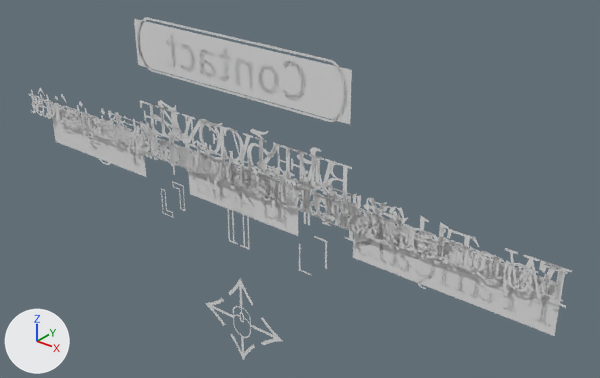
The glTF model static/models/keshiki.glb as it was, and as the next commit left it.
Before and after are seen from a 50 mm lens placed at (9.98, -10.54, 7.13), pointed at (0.79, 0.96, 0.0). Lighting does not change. The marker at lower left points along +X, +Y and +Z. Where no turn or scale is listed for an object, it has been applied to the vertices.

In view in the first picture: 'contact', 'contactHitbox', 'english', 'english.002', 'english.003', 'englishHitbox', 'francais', 'francais.002', 'francais.003', 'francaisHitbox', 'nihongo1', 'nihongo1.001', 'nihongo1.002', 'nihongoHitbox'.
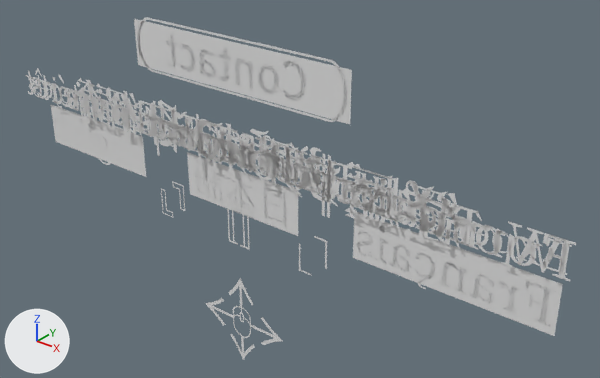
ob_about is not drawn itself; it is the parent of ob_nihongo1, ob_nihongo1_001, ob_nihongo1_002.

The change, as a diff of the scene's bpy script:
```diff
--- a/static/models/keshiki.glb.py
+++ b/static/models/keshiki.glb.py
@@ ob_about @@
 ob_about.parent = ob_keshiki
-ob_about.location = (-0.00269, -1.913, 0.0)
+ob_about.location = (-0.00269, -1.496, 0.0)
 ob_about.scale = (2.29, 2.29, 2.29)
@@ ob_nihongo1 @@
 ob_nihongo1.location = (0.0, 0.0, 0.0)
+ob_nihongo1.scale = (1.25, 1.25, 1.25)
@@ ob_nihongo1_001 @@
 ob_nihongo1_001.location = (0.0, 0.0, 0.0)
+ob_nihongo1_001.scale = (1.25, 1.25, 1.25)
@@ ob_nihongo1_002 @@
 ob_nihongo1_002.location = (0.0, 0.0, 0.0)
+ob_nihongo1_002.scale = (1.25, 1.25, 1.25)
@@ ob_francais @@
 ob_francais = bpy.data.objects.new('francais', me_text_150)
-ob_francais.location = (0.0, 0.0, 0.55)
+ob_francais.location = (0.0, 0.0, 1.0)
@@ ob_francais_002 @@
 ob_francais_002 = bpy.data.objects.new('francais.002', me_text_151)
-ob_francais_002.location = (0.0, 0.0, 0.55)
+ob_francais_002.location = (0.0, 0.0, 1.0)
@@ ob_francais_003 @@
 ob_francais_003 = bpy.data.objects.new('francais.003', me_text_152)
-ob_francais_003.location = (0.0, 0.0, 0.55)
+ob_francais_003.location = (0.0, 0.0, 1.0)
@@ ob_english @@
 ob_english = bpy.data.objects.new('english', me_text_153)
-ob_english.location = (0.0, 0.0, 0.55)
+ob_english.location = (0.0, 0.0, 1.0)
@@ ob_english_002 @@
 ob_english_002 = bpy.data.objects.new('english.002', me_text_154)
-ob_english_002.location = (0.0, 0.0, 0.55)
+ob_english_002.location = (0.0, 0.0, 1.0)
@@ ob_english_003 @@
 ob_english_003 = bpy.data.objects.new('english.003', me_text_155)
-ob_english_003.location = (0.0, 0.0, 0.55)
+ob_english_003.location = (0.0, 0.0, 1.0)
```

Pixel boxes (x1, y1, x2, y2) of what changed, in the pictures (600 x 378 px):
'francais.003', moved
    before: (28, 88, 572, 308)
    after: (26, 68, 576, 281)
'english.002', moved
    before: (34, 94, 562, 299)
    after: (32, 75, 565, 273)
'francais.002', moved
    before: (31, 94, 567, 302)
    after: (28, 75, 572, 275)
'nihongo1.002', moved, rescaled (28% wider, 23% taller)
    before: (108, 111, 402, 245)
    after: (78, 78, 455, 243)
'english.003', moved
    before: (71, 107, 475, 273)
    after: (69, 88, 477, 248)
'nihongo1.001', moved, rescaled (29% wider, 24% taller)
    before: (112, 116, 408, 250)
    after: (82, 84, 463, 250)
'nihongo1', moved, rescaled (28% wider, 22% taller)
    before: (105, 112, 403, 249)
    after: (75, 80, 456, 248)
'francais', moved
    before: (168, 143, 314, 214)
    after: (167, 121, 314, 192)
'english', moved
    before: (163, 141, 321, 218)
    after: (161, 120, 320, 194)
